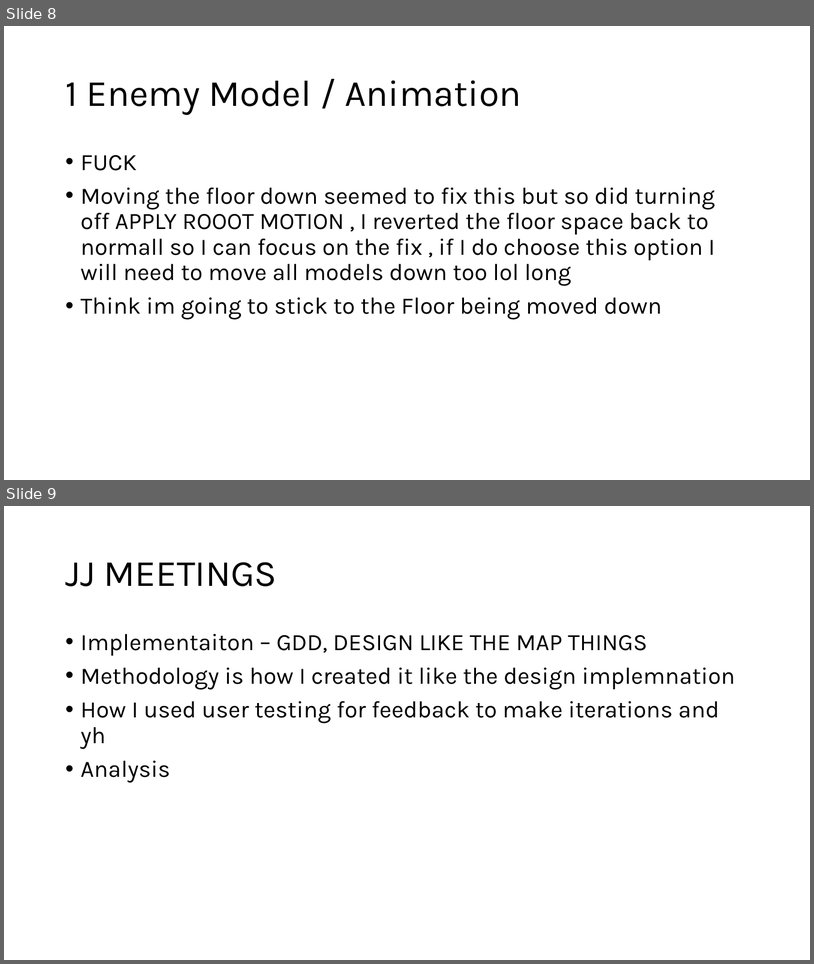
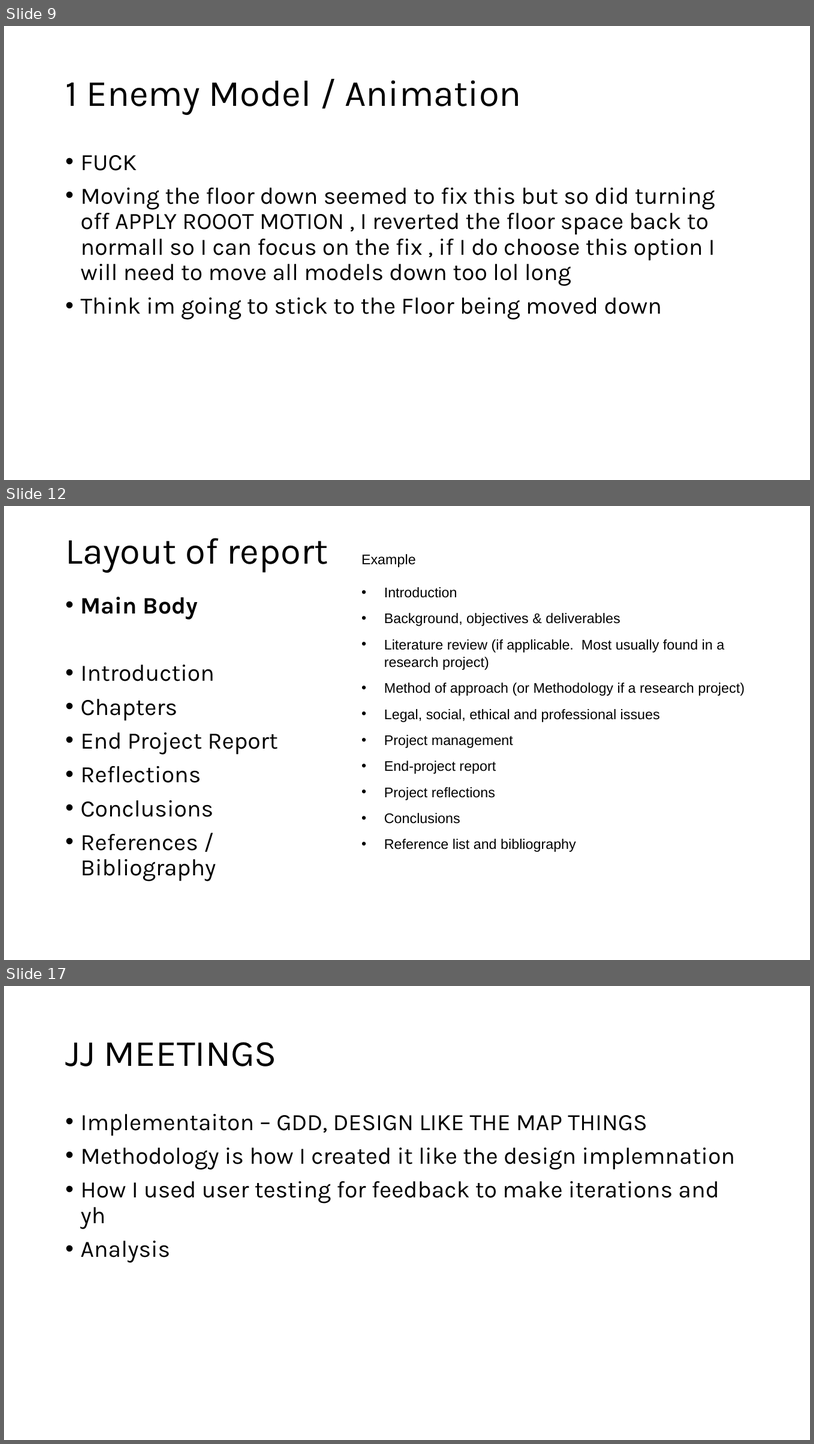
Before and after one commit to Mdot5596/Timeline-Takedown, a slide deck: Documentation/Report/Documentationofstuff.pptx. Shown one above the other, each under a label of ours: slides 8 and 9 before the commit, slides 9, 12 and 17 after it; the slides between them are not shown. The pictures are 814x964 and 814x1444 pixels, drawn with LibreOffice and Linux fonts; fonts in the diff are those of the drawing. Boxes give left, top, right and bottom in pixels: in the first picture for what was removed or moved away, otherwise in the second. Text is boxed around its words. In the diff, an @@ line names an element or a change of style, - is before the commit and + after.

```diff
--- a/Documentation/Report/Documentationofstuff.pptx
+++ b/Documentation/Report/Documentationofstuff.pptx
@@ slide 12 added at (4,506,810,960), background #FFFFFF @@
@@ title added at (65,538,329,573), 44 pt, text #000000 @@
+Layout of report
@@ text added at (362,554,745,852), 16.6 pt, text #000000 @@
+Example
+• Introduction
+• Background, objectives & deliverables
+• Literature review (if applicable. Most usually found in a research project)
+• Method of approach (or Methodology if a research project)
+• Legal, social, ethical and professional issues
+• Project management
+• End-project report
+• Project reflections
+• Conclusions
+• Reference list and bibliography
@@ text added at (81,597,278,881), 28 pt, text #000000 @@
+• Main Body
+• Introduction
+• Chapters
+• End Project Report
+• Reflections
+• Conclusions
+• References / Bibliography
@@ what was slide 8 is now slide 9 @@
@@ what was slide 9 is now slide 17 @@
```
Also in this commit, not shown: 1 slide changed, 7 other slides added, 16 other files.
